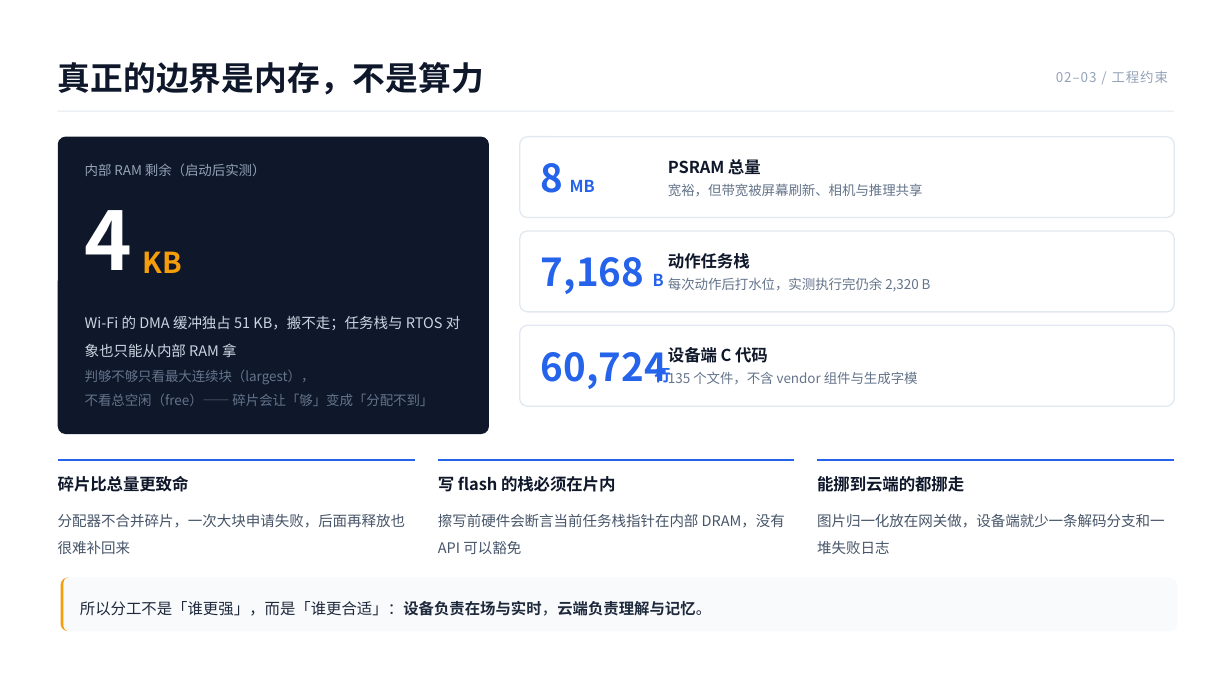
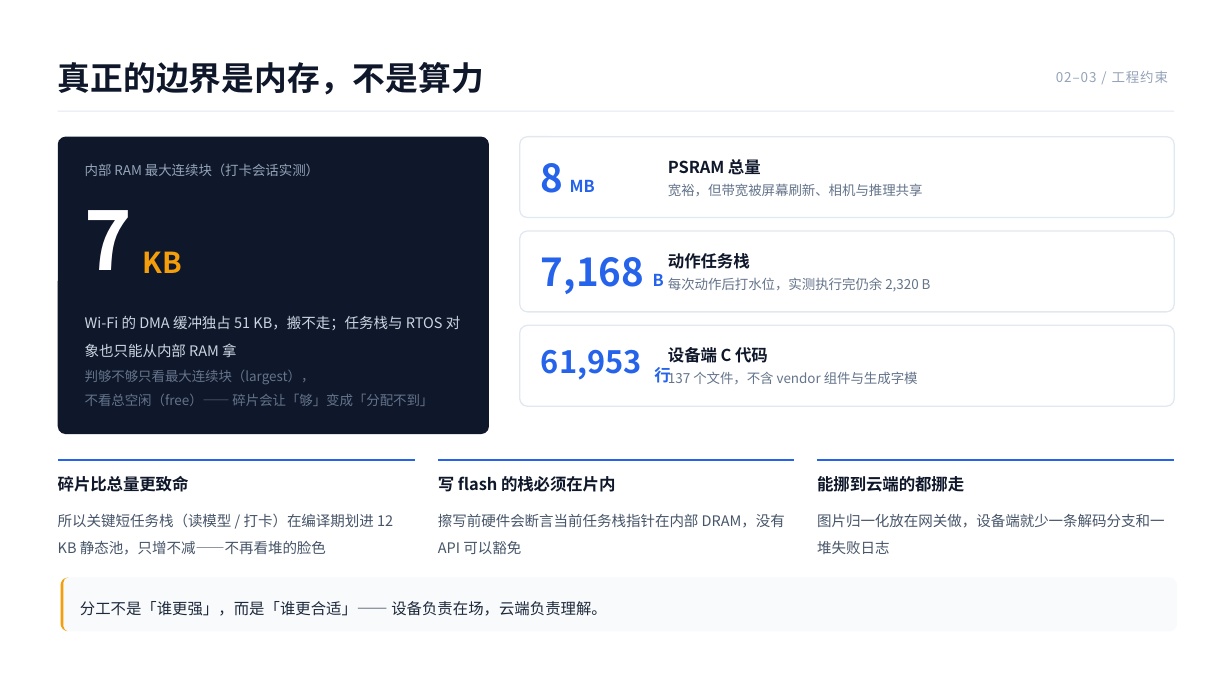
Before and after one commit to xkk6663/pet_companion, a slide deck: slide 15 of docs/汇报/桌宠伴侣技术汇报/桌宠伴侣技术汇报.pptx. Drawn at 1232x693 pixels with LibreOffice and Linux fonts; fonts in the diff are those of the drawing. Boxes give left, top, right and bottom in pixels: in the first picture for what was removed or moved away, otherwise in the second. Text is boxed around its words. In the diff, an @@ line names an element or a change of style, - is before the commit and + after.

Commit message:
docs(readme): README 加徽标与真机图，技术汇报 PPT 按架构文档校准口径
README 重写为一张"能在 30 秒看懂"的门面：补 6 枚徽标（SoC /
ESP-IDF v6.1 / FreeRTOS SMP / LVGL / ESP-DL / 许可）、两张真机实拍
（正面与俯视 45°）、目录锚点、中间件目录项与静态池约束，事实信息
一条未删。技术汇报 PPT 同步校准到架构分析.md 与本次实测：
下行帧 7 种 / 端云契约 11 种、内部 RAM 最大连续块 7 KB、代码
61,953 行 / 137 文件，并把 4 张实拍图落到 P4 / P7 / P16 与封面，
DESIGN.md 逐页字段同步更新。

```diff
--- a/docs/汇报/桌宠伴侣技术汇报/桌宠伴侣技术汇报.pptx
+++ b/docs/汇报/桌宠伴侣技术汇报/桌宠伴侣技术汇报.pptx
@@ text at (x1=85, y1=164, x2=319, y2=176): text changed @@
-内部 RAM 剩余（启动后实测）
+内部 RAM 最大连续块（打卡会话实测）
@@ text at (x1=85, y1=210, x2=133, y2=270): text changed @@
-4
+7
@@ text at (x1=541, y1=349, x2=642, y2=380): text changed; size 30 to 24 pt @@
-60,724
+61,953
@@ text at (x1=668, y1=369, x2=918, y2=384): text changed @@
-135 个文件，不含 vendor 组件与生成字模
+137 个文件，不含 vendor 组件与生成字模
@@ text at (x1=58, y1=513, x2=393, y2=555): text changed @@
-分配器不合并碎片，一次大块申请失败，后面再释放也很难补回来
+所以关键短任务栈（读模型 / 打卡）在编译期划进 12 KB 静态池，只增不减——不再看堆的脸色
@@ text at (x1=80, y1=601, x2=607, y2=616): text changed @@
-所以分工不是「谁更强」，而是「谁更合适」：设备负责在场与实时，云端负责理解与记忆。
+分工不是「谁更强」，而是「谁更合适」—— 设备负责在场，云端负责理解。
```
Also in this commit, not shown: 9 other slides changed, 2 other files.
